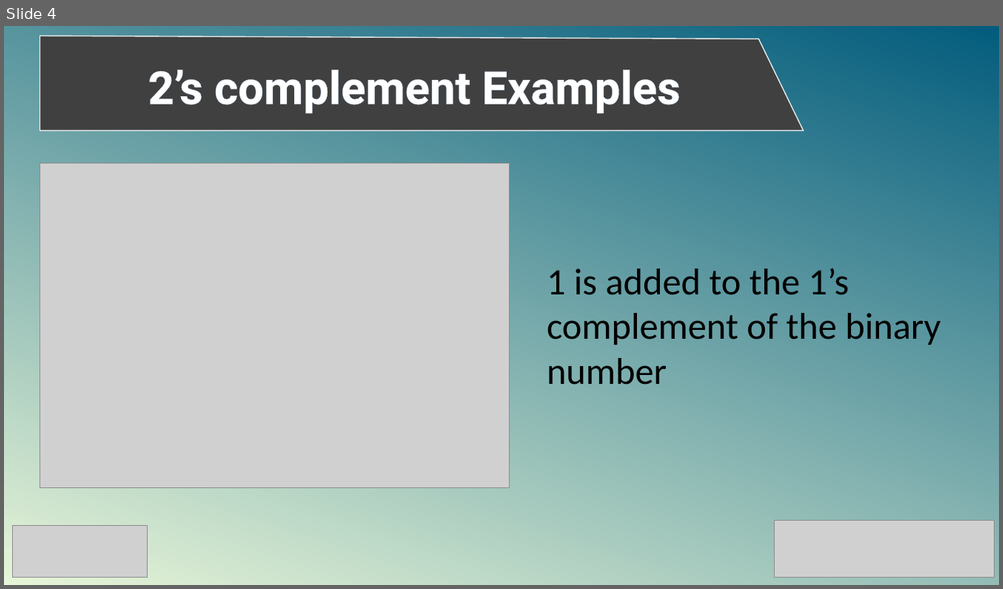
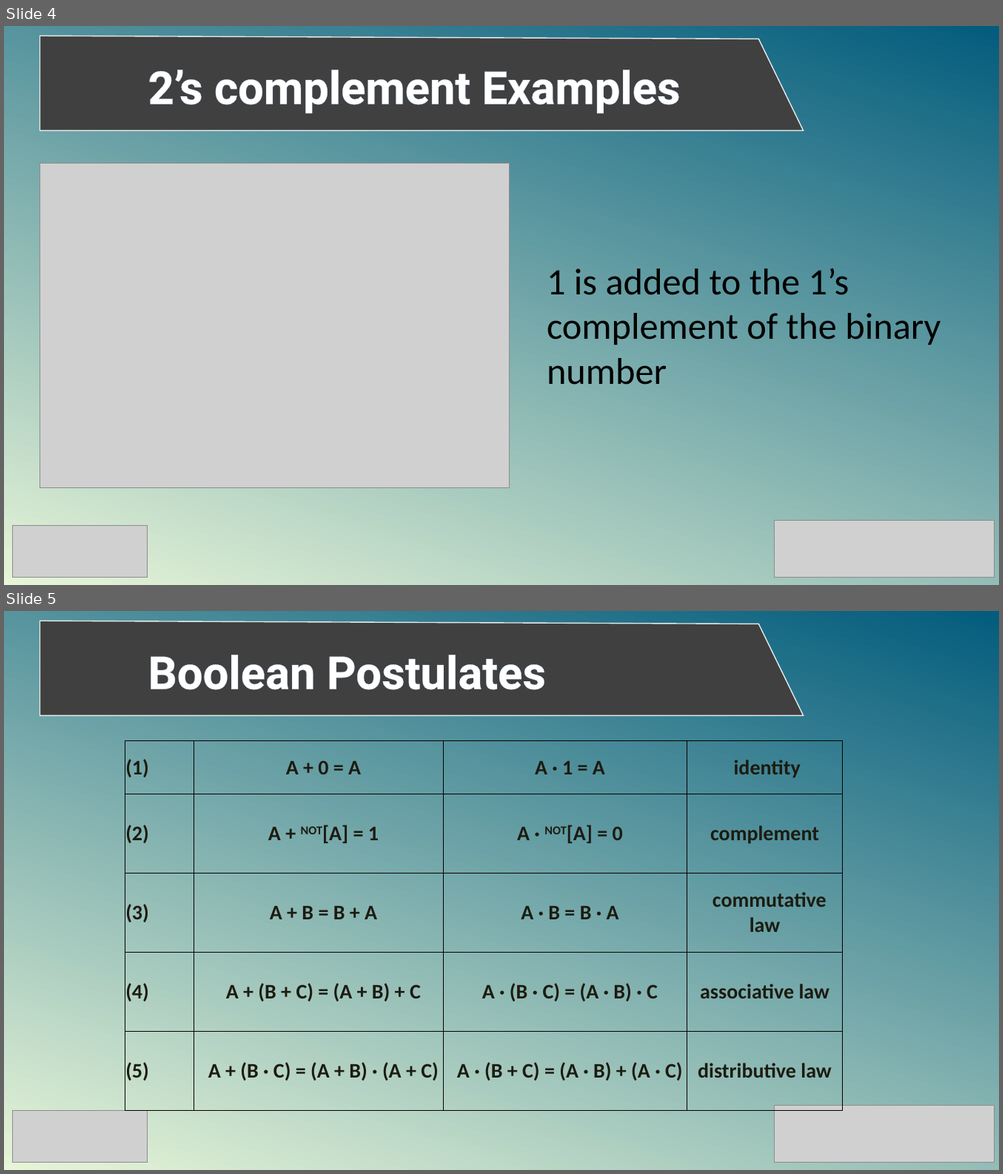
Before and after one commit to SabitDeepto/IIDP, a slide deck: class 10/lab 18 (Digital Electronics)/2. Presentation/lab 18.pptx. Shown one above the other, each under a label of ours: slide 4 before the commit, slides 4 and 5 after it. The pictures are 1003x589 and 1003x1174 pixels, drawn with LibreOffice and Linux fonts; fonts in the diff are those of the drawing; grey boxes stand for pictures. Boxes give left, top, right and bottom in pixels: in the first picture for what was removed or moved away, otherwise in the second. Text is boxed around its words. In the diff, an @@ line names an element or a change of style, - is before the commit and + after.

```diff
--- a/class 10/lab 18 (Digital Electronics)/2. Presentation/lab 18.pptx
+++ b/class 10/lab 18 (Digital Electronics)/2. Presentation/lab 18.pptx
@@ slide 5 added at (4, 611, 999, 1170), background gradient #E7F5D9 to #035C7D @@
@@ freeform shape added at (40, 621, 803, 715), fill #404040, outline #FFFFFF 1 pt @@
@@ text added at (148, 655, 546, 690), 44 pt, text #FFFFFF, bold @@
+Boolean Postulates
@@ table added at (125, 741, 842, 1111), 5 rows, 4 columns @@
+(1) | A + 0 = A | A · 1 = A | identity
+(2) | A + NOT[A] = 1 | A · NOT[A] = 0 | complement
+(3) | A + B = B + A | A · B = B · A | commutative law
+(4) | A + (B + C) = (A + B) + C | A · (B · C) = (A · B) · C | associative law
+(5) | A + (B · C) = (A + B) · (A + C) | A · (B + C) = (A · B) + (A · C) | distributive law
@@ picture added at (13, 1111, 148, 1162) @@
@@ picture added at (774, 1105, 994, 1163) @@
```
Also in this commit, not shown: 1 other slide added, 1 slide removed, 50 other files.
